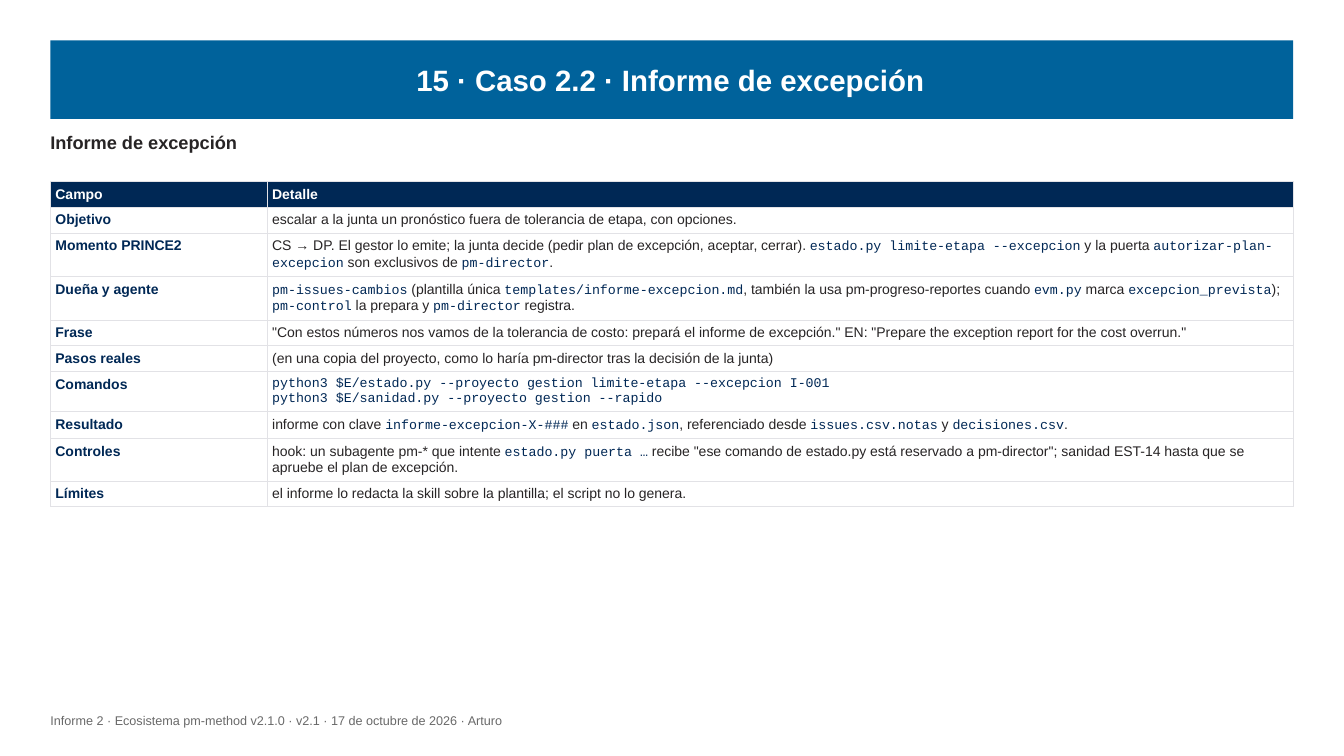
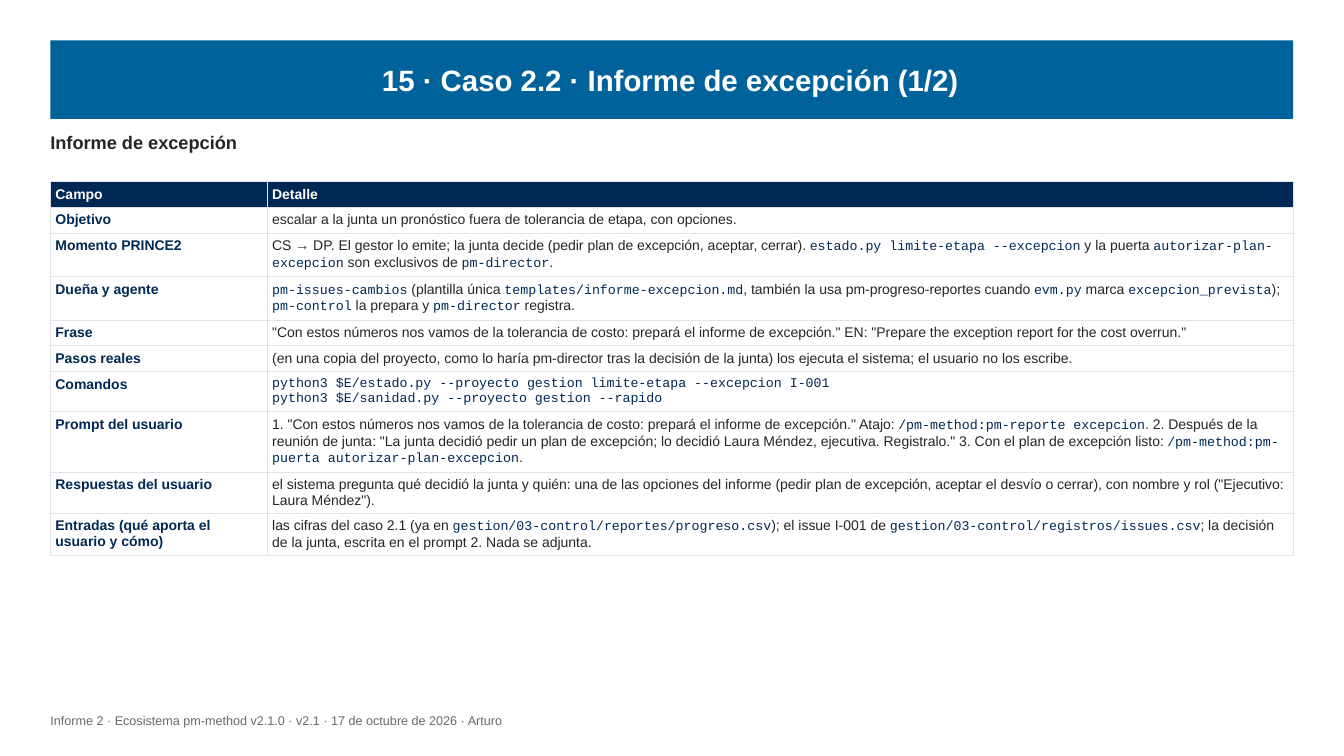
Before and after one commit to Arturo-Penas-Rial/pm-method, a slide deck: slide 120 of docs/informe/informe-2-ecosistema-pm-method-v2.1.pptx (slide 118 before the commit). Drawn at 1344x756 pixels with LibreOffice and Linux fonts; fonts in the diff are those of the drawing. Boxes give left, top, right and bottom in pixels: in the first picture for what was removed or moved away, otherwise in the second. Text is boxed around its words. In the diff, an @@ line names an element or a change of style, - is before the commit and + after.

Commit message:
pm-method 2.1.0: guías E2E para el usuario, prompts y entradas/salidas en los casos, diagramas legibles

```diff
--- a/docs/informe/informe-2-ecosistema-pm-method-v2.1.pptx
+++ b/docs/informe/informe-2-ecosistema-pm-method-v2.1.pptx
@@ title at bbox=[382, 69, 958, 97]: text changed @@
-15 · Caso 2.2 · Informe de excepción
+15 · Caso 2.2 · Informe de excepción (1/2)
@@ table at bbox=[50, 181, 1294, 554] @@
-row 6, column 2: (en una copia del proyecto, como lo haría pm-director tras la decisión de la junta)
+row 6, column 2: (en una copia del proyecto, como lo haría pm-director tras la decisión de la junta) los ejecuta el sistema; el usuario no los escribe.
-row 8, column 1: Resultado
+row 8, column 1: Prompt del usuario
@@ row 8, column 2: "informe con clave informe-excepcion-X-### en estado.json, referenciado desde issues.csv.notas y decisiones.csv." to "1. "Con estos números nos vamos de la tolerancia de costo: prepará el informe de excepción." Atajo: /pm-method:pm-reporte excepcion. 2. Después de la reunión de junta: "La junta decidió pedir un plan de excepción; lo decidió Laura Méndez, ejecutiva. Registralo." 3. Con el plan de excepción listo: /pm-method:pm-puerta autorizar-plan-excepcion." @@
-row 9, column 1: Controles
+row 9, column 1: Respuestas del usuario
@@ row 9, column 2: "hook: un subagente pm-* que intente estado.py puerta … recibe "ese comando de estado.py está reservado a pm-director"; sanidad EST-14 hasta que se apruebe el plan de excepción." to "el sistema pregunta qué decidió la junta y quién: una de las opciones del informe (pedir plan de excepción, aceptar el desvío o cerrar), con nombre y rol ("Ejecutivo: Laura Méndez")." @@
-row 10, column 1: Límites
+row 10, column 1: Entradas (qué aporta el usuario y cómo)
-row 10, column 2: el informe lo redacta la skill sobre la plantilla; el script no lo genera.
+row 10, column 2: las cifras del caso 2.1 (ya en gestion/03-control/reportes/progreso.csv); el issue I-001 de gestion/03-control/registros/issues.csv; la decisión de la junta, escrita en el prompt 2. Nada se adjunta.
```
Also in this commit, not shown: 45 other slides changed, 7 slides added, 1 slide removed, 52 other files.
